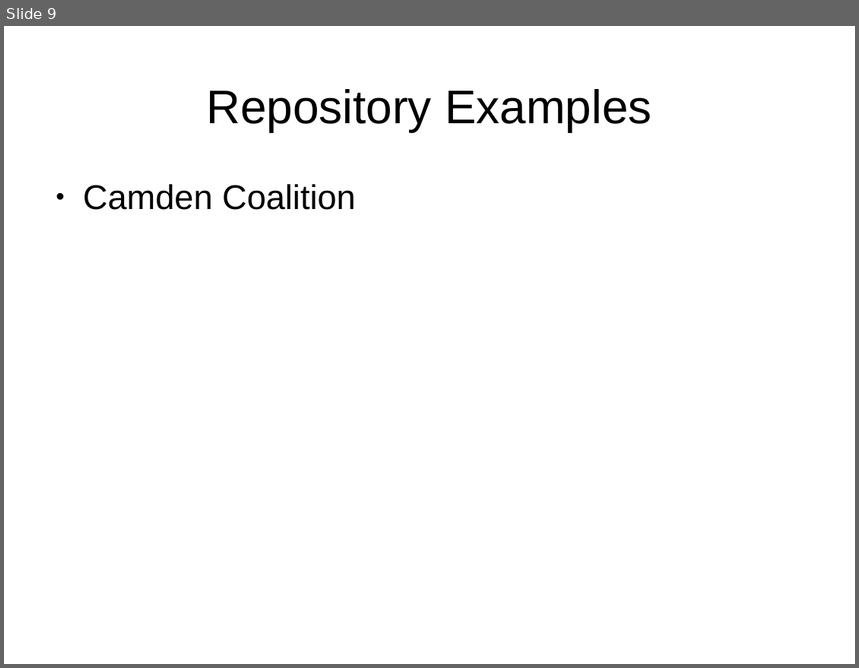
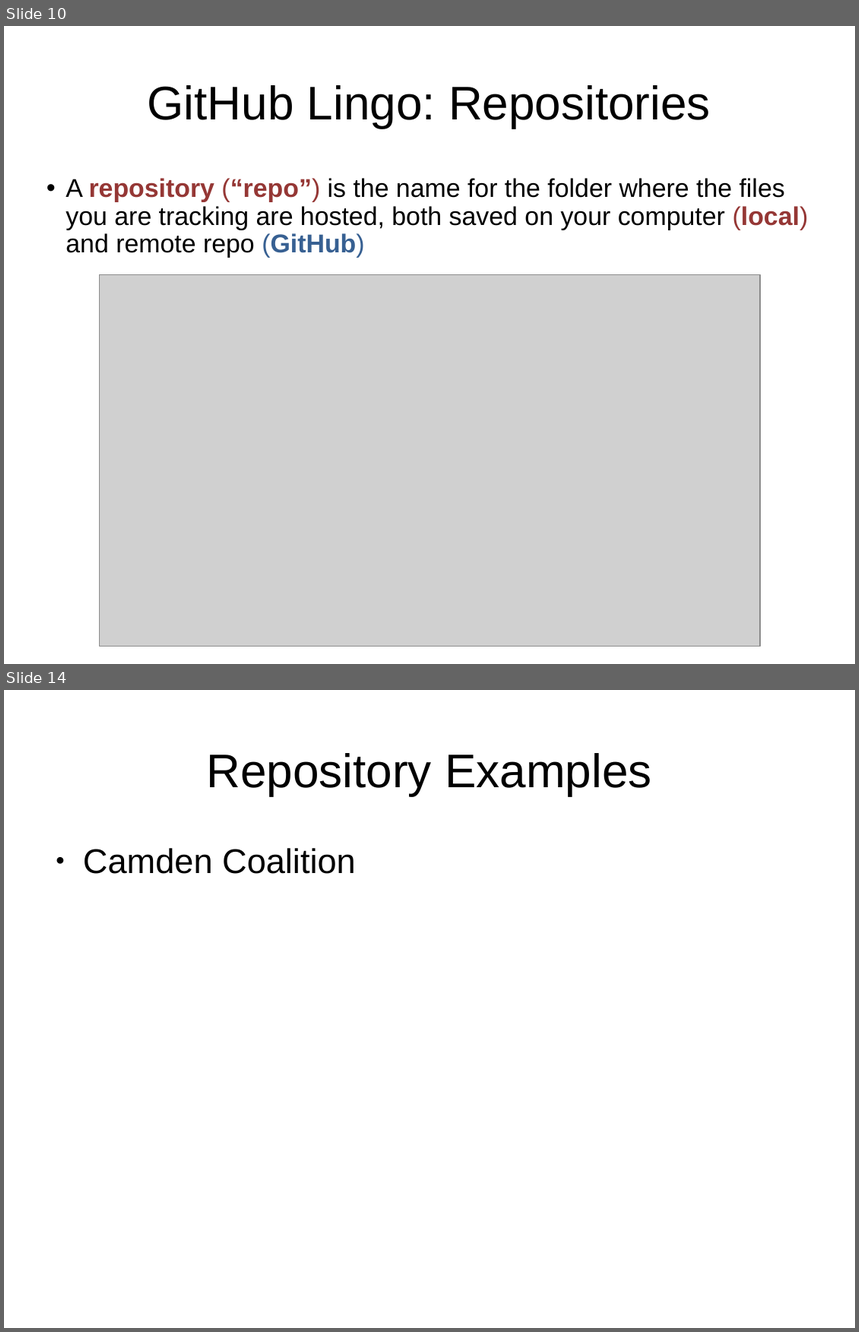
Before and after one commit to jamesclarence/github_presentation, a slide deck: github_demo_11082016.pptx. Shown one above the other, each under a label of ours: slide 9 before the commit, slides 10 and 14 after it; the slides between them are not shown. The pictures are 859x668 and 859x1332 pixels, drawn with LibreOffice and Linux fonts; fonts in the diff are those of the drawing; grey boxes stand for pictures. Boxes give left, top, right and bottom in pixels: in the first picture for what was removed or moved away, otherwise in the second. Text is boxed around its words. In the diff, an @@ line names an element or a change of style, - is before the commit and + after.

Commit message:
add screenshots and updates to presentation

```diff
--- a/github_demo_11082016.pptx
+++ b/github_demo_11082016.pptx
@@ slide 10 added at (x1=4, y1=26, x2=855, y2=664), background #FFFFFF @@
@@ title added at (x1=148, y1=85, x2=711, y2=129), 44 pt, text #000000 @@
+GitHub Lingo: Repositories
@@ text added at (x1=66, y1=178, x2=809, y2=258), 24 pt, text #000000 @@
+• A repository (“repo”) is the name for the folder where the files you are tracking are hosted, both saved on your computer (local) and remote repo (GitHub)
@@ picture added at (x1=100, y1=275, x2=761, y2=646) @@
@@ what was slide 9 is now slide 14 @@
```
Also in this commit, not shown: 5 slides changed, 4 other slides added, 3 other files.
